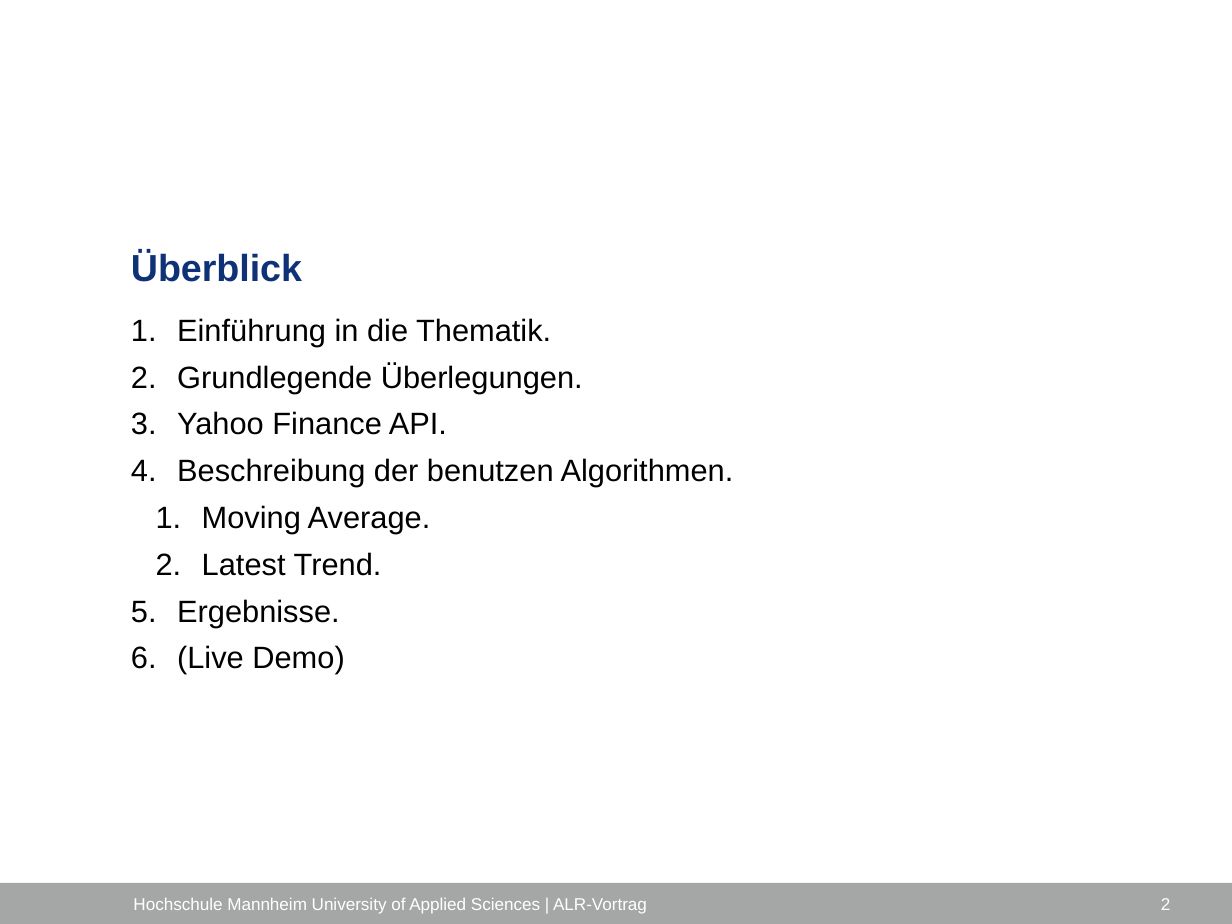
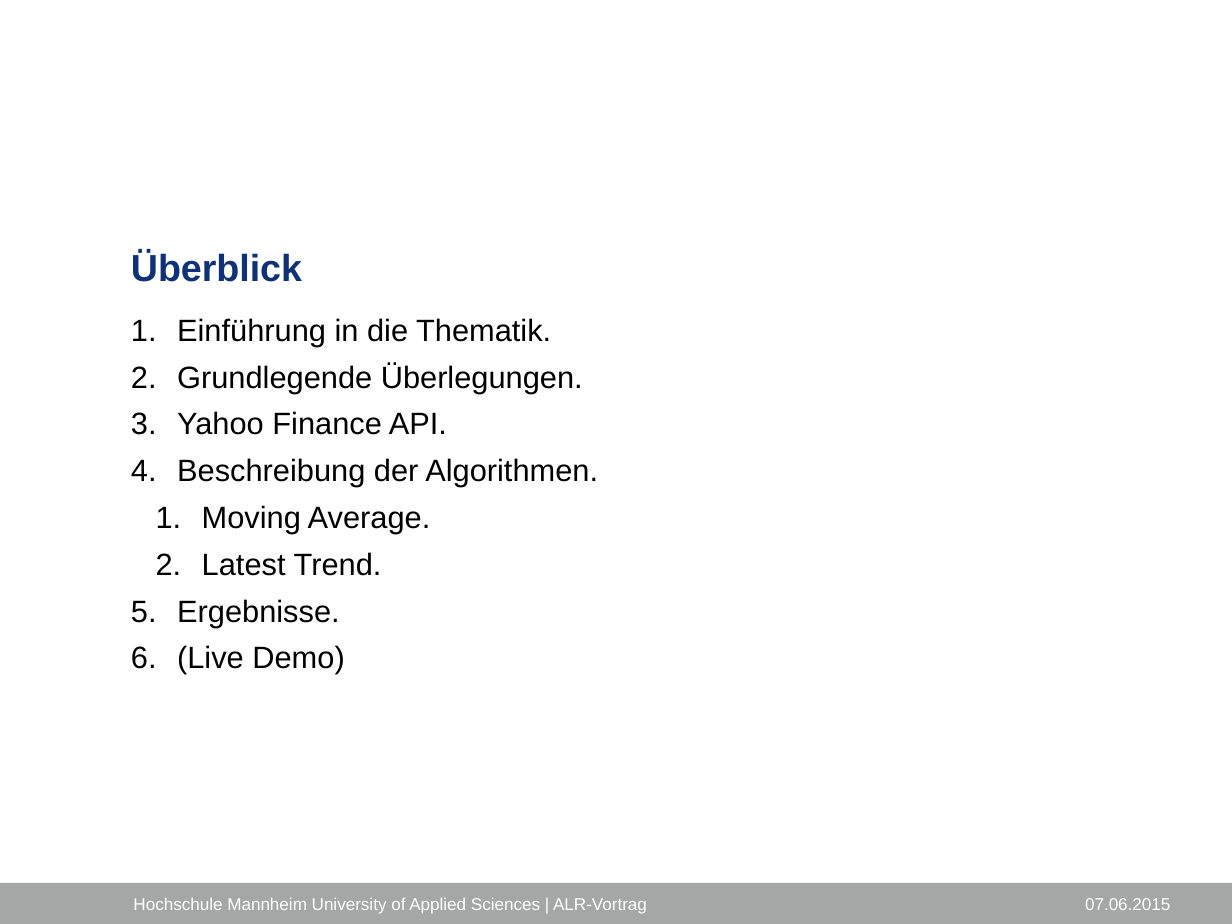
Before and after one commit to SEPSkyware6MM/StockForecast, a slide deck: slide 2 of ALR_Vortrag.pptx. Drawn at 1232x924 pixels with LibreOffice and Linux fonts; fonts in the diff are those of the drawing; background and template pictures are left out. Boxes give left, top, right and bottom in pixels: in the first picture for what was removed or moved away, otherwise in the second. Text is boxed around its words. In the diff, an @@ line names an element or a change of style, - is before the commit and + after.

```diff
--- a/ALR_Vortrag.pptx
+++ b/ALR_Vortrag.pptx
@@ text at <box>177,458,598,487</box>: text changed @@
-4. Beschreibung der benutzen Algorithmen.
+4. Beschreibung der Algorithmen.
@@ text at <box>1085,898,1170,910</box>: text changed @@
-2
+07.06.2015
```
Also in this commit, not shown: 5 other slides changed, 8 slides added, 1 other file.
